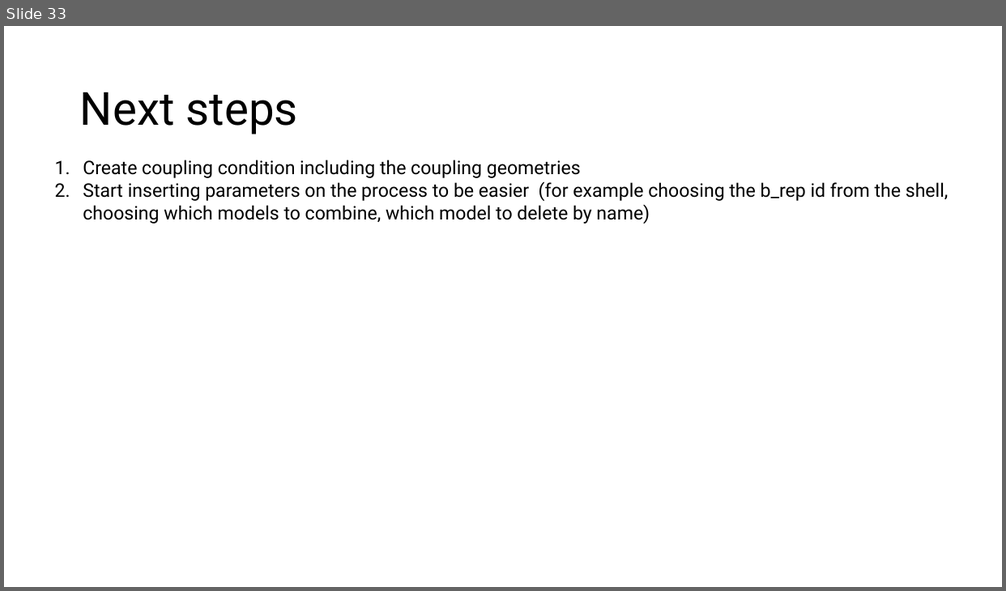
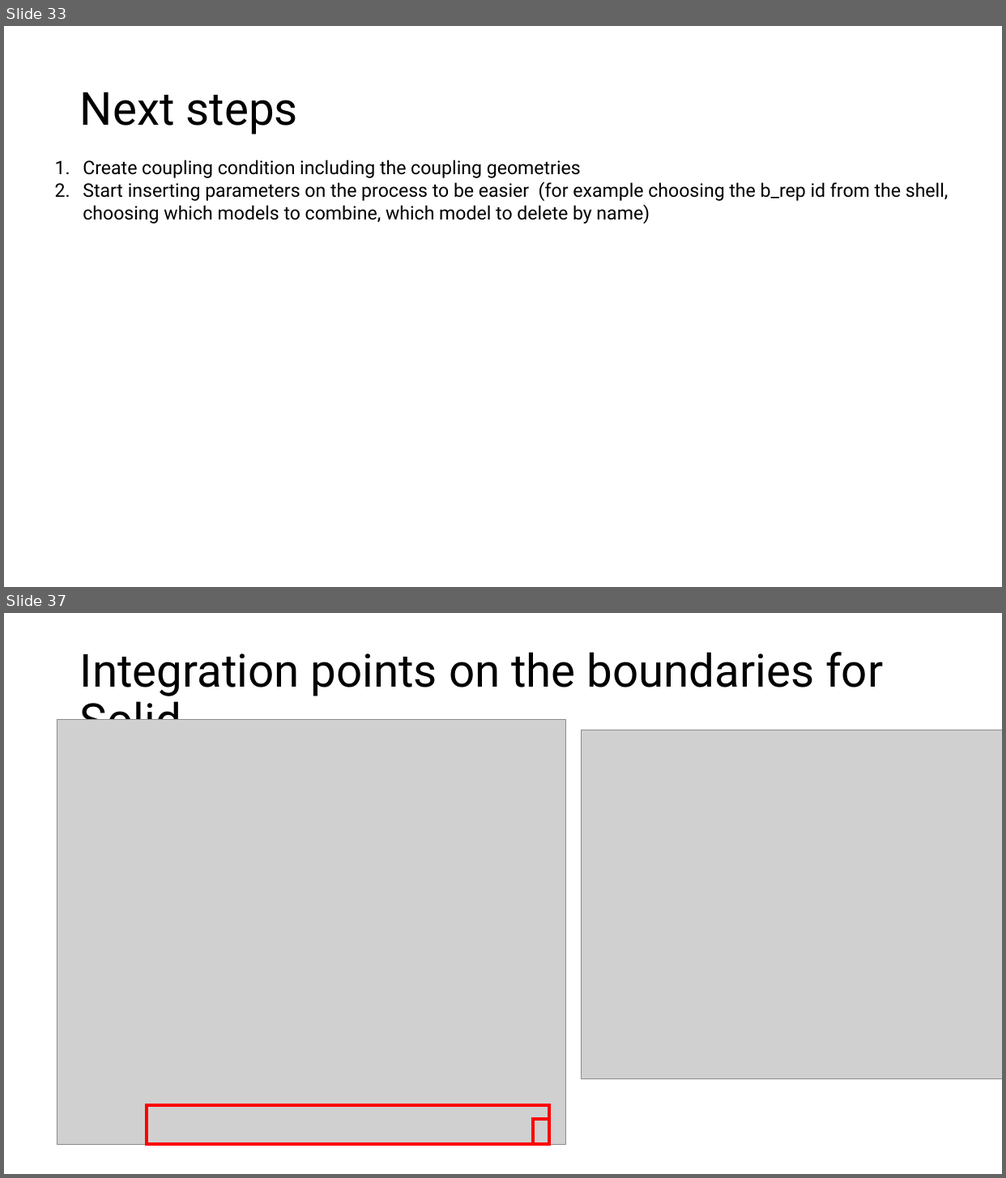
Before and after one commit to Minasmech/SolidShellCouplingIGA, a slide deck: Thesis_Notes.pptx. Shown one above the other, each under a label of ours: slide 33 before the commit, slides 33 and 37 after it; the slides between them are not shown. The pictures are 1006x591 and 1006x1178 pixels, drawn with LibreOffice and Linux fonts; fonts in the diff are those of the drawing; grey boxes stand for pictures. Boxes give left, top, right and bottom in pixels: in the first picture for what was removed or moved away, otherwise in the second. Text is boxed around its words. In the diff, an @@ line names an element or a change of style, - is before the commit and + after.

```diff
--- a/Thesis_Notes.pptx
+++ b/Thesis_Notes.pptx
@@ slide 37 added at (4, 613, 1002, 1174), background #FFFFFF @@
@@ title added at (80, 652, 883, 720), 44 pt, text #000000 @@
+Integration points on the boundaries for Solid
@@ picture added at (57, 719, 566, 1144) @@
@@ picture added at (582, 730, 1002, 1080) @@
@@ rectangle added at (147, 1105, 550, 1144), outline #FF0000 3 pt @@
@@ rectangle added at (533, 1120, 549, 1144), outline #FF0000 3 pt @@
```
Also in this commit, not shown: 1 slide changed, 5 other slides added, 5 other files.
